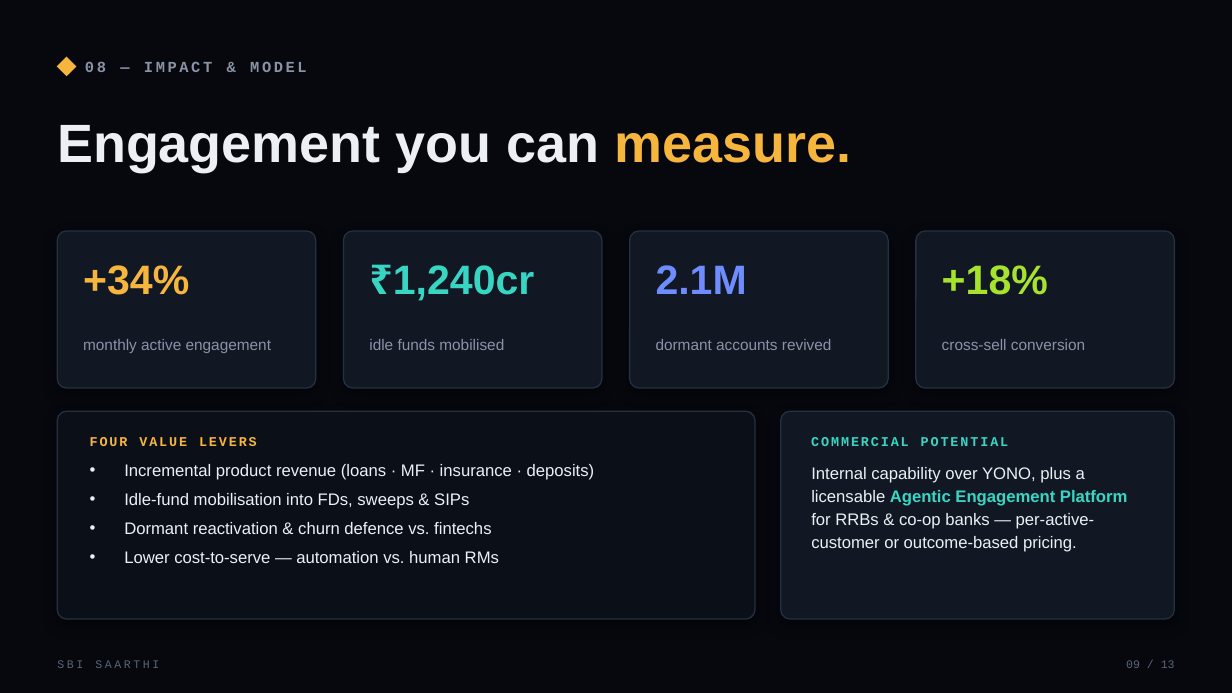
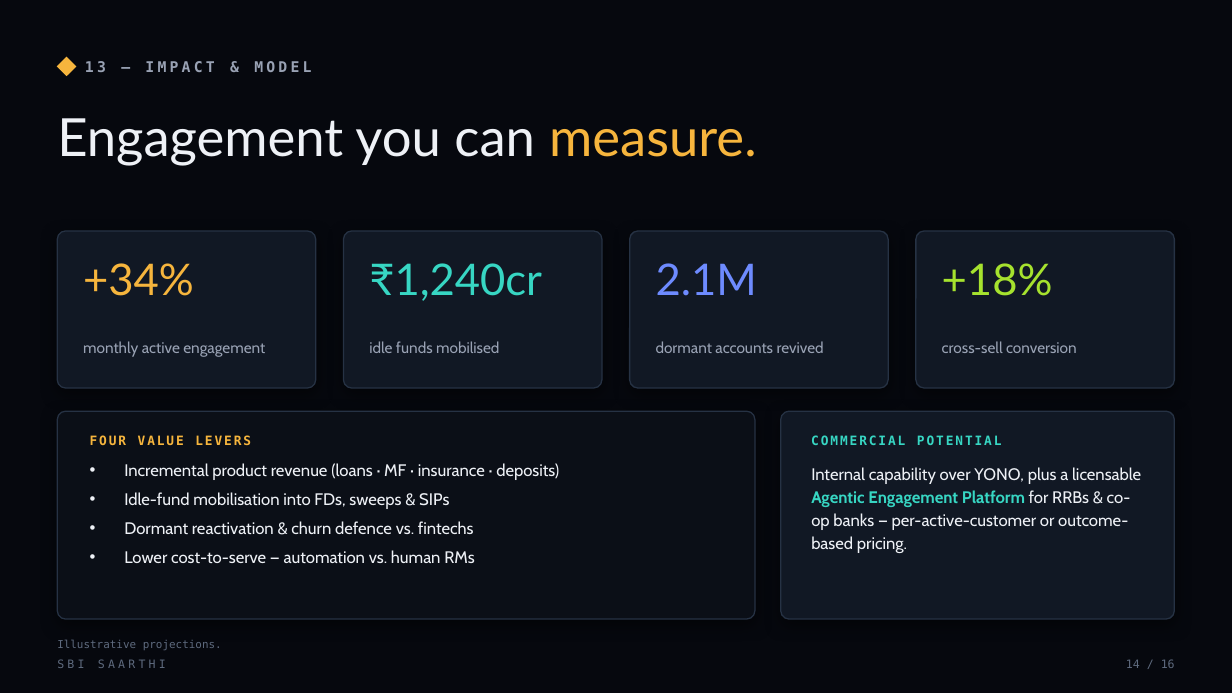
Before and after one commit to SaudSatopay/sbi-saarthi, a slide deck: slide 14 of SBI-Saarthi-Idea-Deck.pptx (slide 9 before the commit). Drawn at 1232x693 pixels with LibreOffice and Linux fonts; fonts in the diff are those of the drawing. Boxes give left, top, right and bottom in pixels: in the first picture for what was removed or moved away, otherwise in the second. Text is boxed around its words. In the diff, an @@ line names an element or a change of style, - is before the commit and + after.

Commit message:
Polish deck typography, add technical slides, add team names
Deck: new type system (Bahnschrift SemiBold / Segoe UI / Cascadia Mono) replacing the generic Arial/Courier; added a 5-slide technical block - system design, agent runtime, data & models, engineering stack & deployment, and security/consent/compliance (now 16 slides). Site: real team member names in the footer. Team SAS CODIES: Saud Satopay, Aryan Walunj, Sahil Addagatla.

```diff
--- a/SBI-Saarthi-Idea-Deck.pptx
+++ b/SBI-Saarthi-Idea-Deck.pptx
@@ text at box(85, 61, 311, 72): text changed; size 12 to 11.5 pt; font Courier New to DejaVu Sans Mono; text colour #8A93A6 to #99A2B4 @@
-08 — IMPACT & MODEL
+13 — IMPACT & MODEL
@@ text "Engagement you can measure." at box(57, 118, 757, 165): size 42 to 41 pt, font Arial to Lato, bold off; text colour #ECEFF4 to #EEF1F6 in "Engagement you can" @@
@@ size 32 to 34 pt, font Arial to Lato, bold off in 4 elements at box(83, 263, 194, 296), box(369, 263, 542, 301), box(656, 263, 757, 296), box(942, 263, 1053, 296) @@
@@ font Arial to Cabin, text colour #8A93A6 to #99A2B4 in 4 elements at box(83, 341, 265, 357), box(369, 341, 499, 353), box(656, 341, 824, 353), box(942, 341, 1077, 353) @@
@@ outline #253041 1 pt to #263244 1 pt; shadow changed; proportions changed in 6 elements at box(57, 231, 316, 388), box(344, 231, 603, 388), box(630, 231, 889, 388), box(916, 231, 1175, 388), box(57, 411, 755, 619), box(781, 411, 1175, 619) @@
@@ text "FOUR VALUE LEVERS" at box(90, 435, 251, 445): size 10.5 to 10 pt, font Courier New to DejaVu Sans Mono @@
@@ text "COMMERCIAL POTENTIAL" at box(811, 435, 1002, 445): size 10.5 to 10 pt, font Courier New to DejaVu Sans Mono @@
@@ text "Incremental product revenue (loans · ..." at box(124, 463, 559, 563): font Arial to Cabin, text colour #ECEFF4 to #EEF1F6 @@
@@ text "Internal capability over YONO, plus ..." at box(811, 467, 1141, 553): font Arial to Cabin; text colour #ECEFF4 to #EEF1F6 in "Internal capability over YONO, plus a licensable ..."; line spacing 1.15 to 1.16 @@
@@ text "SBI SAARTHI" at box(57, 659, 166, 668): font Courier New to DejaVu Sans Mono, text colour #5A6577 to #5E6A7E, letter spacing 2 to 2.5 pt @@
@@ text added at box(57, 640, 222, 650), 8.5 pt, text #5E6A7E @@
+Illustrative projections.
@@ text at box(1126, 659, 1175, 668): text changed; font Courier New to DejaVu Sans Mono; text colour #5A6577 to #5E6A7E @@
-09 / 13
+14 / 16
```
Also in this commit, not shown: 10 other slides changed, 5 slides added, 2 slides removed, 6 other files.
